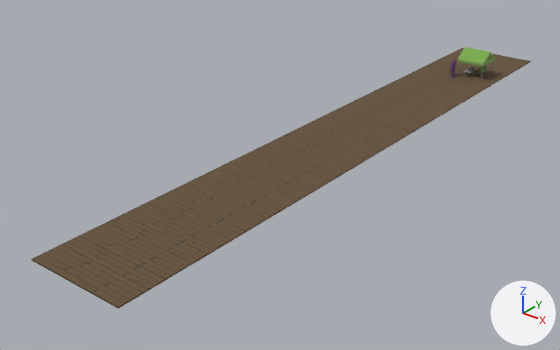
An edit to the glTF model public/models/stalls/stall_promos.glb, drawn before and after from the same camera.
The view is the same before and after, from a camera (50 mm lens) standing at (44.9, -68.4, 34.1) and looking at (-4.1, -7.2, -3.9). Every picture has the same lights, and +X, +Y and +Z are marked at lower right. The picture after the commit comes second. Where no turn or scale is listed for an object, it has been applied to the vertices.

Names of what the first picture shows: 'Boardwalk', 'SM_Prop_Tent_03.001' and 1 more.
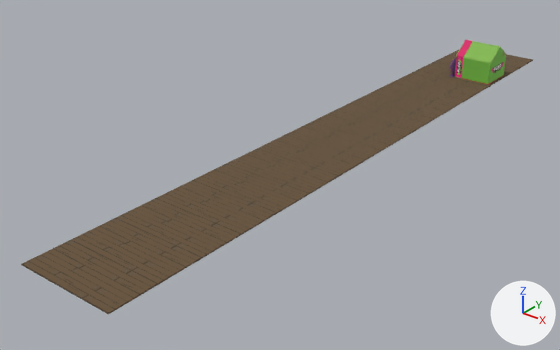
Changed parts and their boxes [x1, y1, x2, y2] in the pictures (560 x 350 px):
'Boardwalk', rescaled: before [31, 48, 531, 309]; after [21, 50, 533, 314]
'SM_Prop_Tent_02', added (green): after [454, 40, 506, 84]
'SM_Prop_Tent_03.001', deleted (green): before [456, 47, 496, 81]

The change in detail:
Picture 'PolygonProRacer_VehicleTexture_03' (img_polygonproracer_vehicletexture_03) is new.
Material 'PRO_RACER_MAT' (mat_pro_racer_mat) is new.
Uses the picture img_polygonproracer_vehicletexture_03.
Mesh me_mesh_114 is new.
It has 980 vertices, 1888 faces and spans x -2.56..2.56, y -2.54..2.54, z -2.44..2.44.
It uses material mat_pro_racer_mat.
Object 'Boardwalk' (ob_boardwalk) is rescaled from (38.6, 38.6, 38.6) to (38.6, 39.5, 38.6).
Object 'SM_Prop_Tent_03.001' (ob_sm_prop_tent_03_001) is deleted.
Object 'SM_Prop_Tent_02' (ob_sm_prop_tent_02) is new; it shows me_mesh_114.
Its location is (2.7, 27.76, 2.22).
